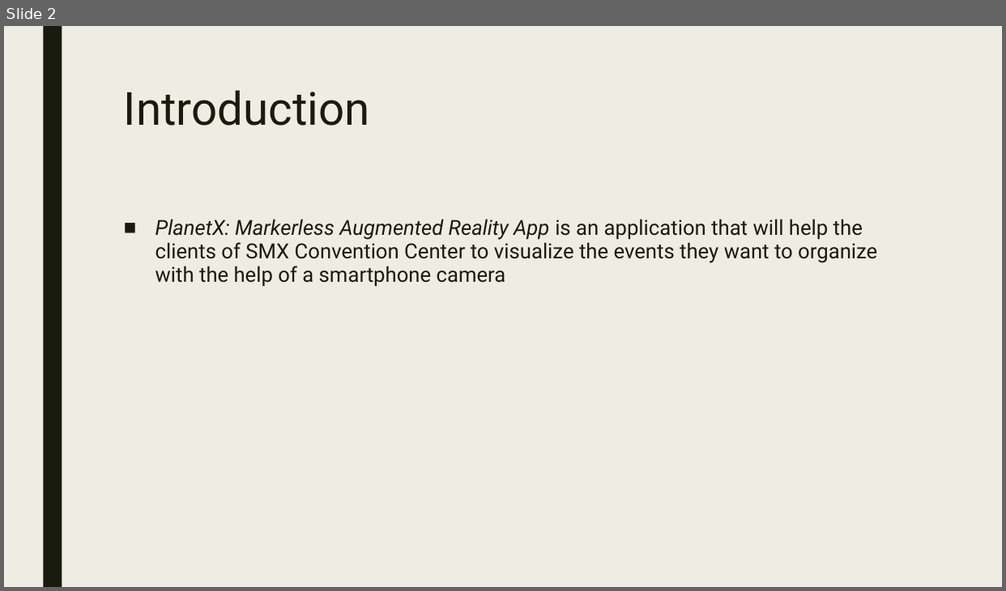
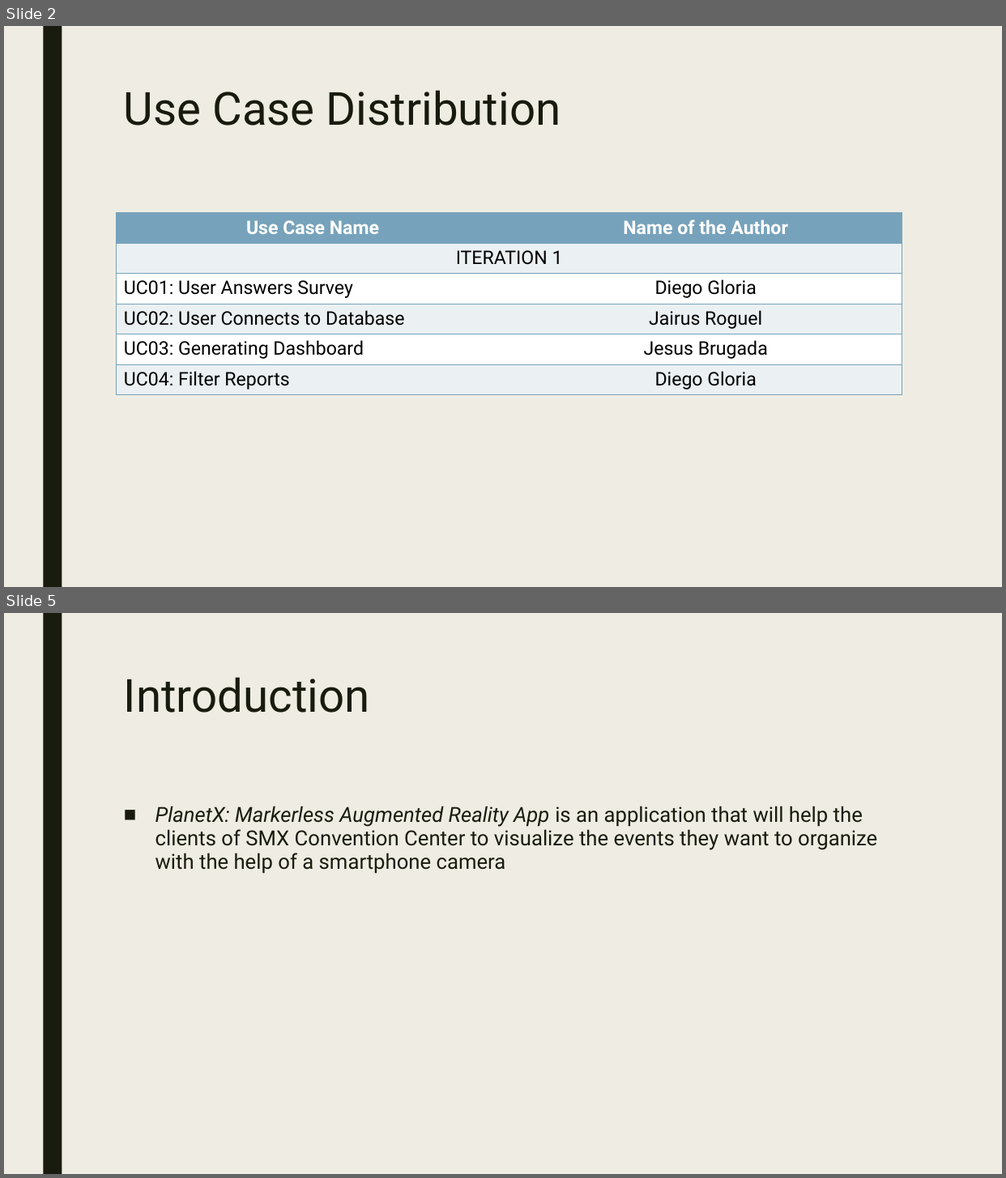
Before and after one commit to asruiz/Quality-Survey-Data-Analysis-System, a slide deck: Documentation/Test Plan/Quality_BrugadaGloriaRoguelRuiz.pptx. Shown one above the other, each under a label of ours: slide 2 before the commit, slides 2 and 5 after it; the slides between them are not shown. The pictures are 1006x591 and 1006x1178 pixels, drawn with LibreOffice and Linux fonts; fonts in the diff are those of the drawing. Boxes give left, top, right and bottom in pixels: in the first picture for what was removed or moved away, otherwise in the second. Text is boxed around its words. In the diff, an @@ line names an element or a change of style, - is before the commit and + after.

```diff
--- a/Documentation/Test Plan/Quality_BrugadaGloriaRoguelRuiz.pptx
+++ b/Documentation/Test Plan/Quality_BrugadaGloriaRoguelRuiz.pptx
@@ slide 2 added at (4,26,1002,587), background #EFEDE3; not listed: 1 template element that a slide beside it also shows @@
@@ title added at (124,90,560,126), 44 pt, text #191B0E @@
+Use Case Distribution
@@ table added at (117,213,902,395), 6 rows, 2 columns @@
+Use Case Name | Name of the Author
+ITERATION 1 | 
+UC01: User Answers Survey | Diego Gloria
+UC02: User Connects to Database | Jairus Roguel
+UC03: Generating Dashboard | Jesus Brugada
+UC04: Filter Reports | Diego Gloria
@@ what was slide 2 is now slide 5 @@
```
Also in this commit, not shown: 6 slides changed, 4 other slides added, 1 slide removed.
